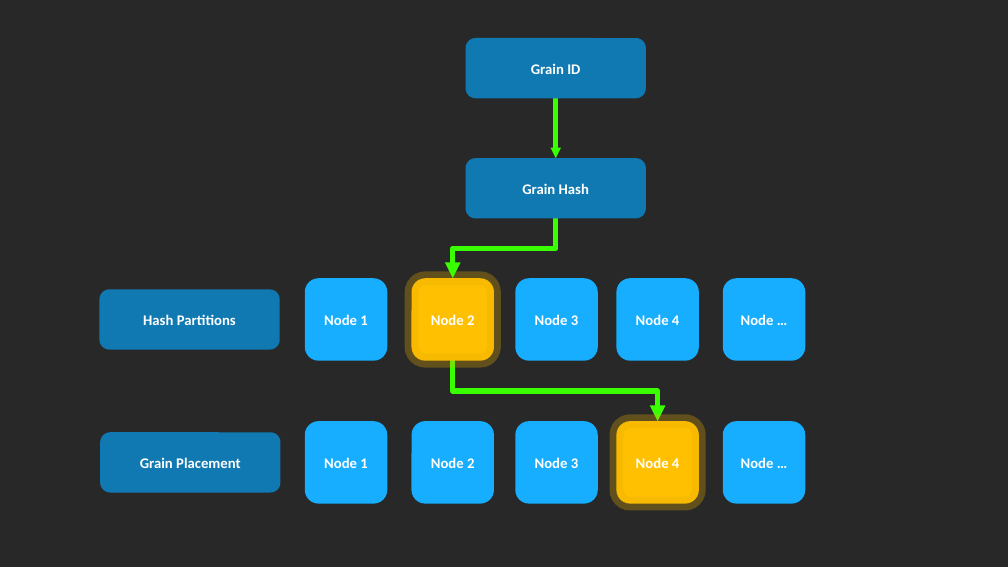
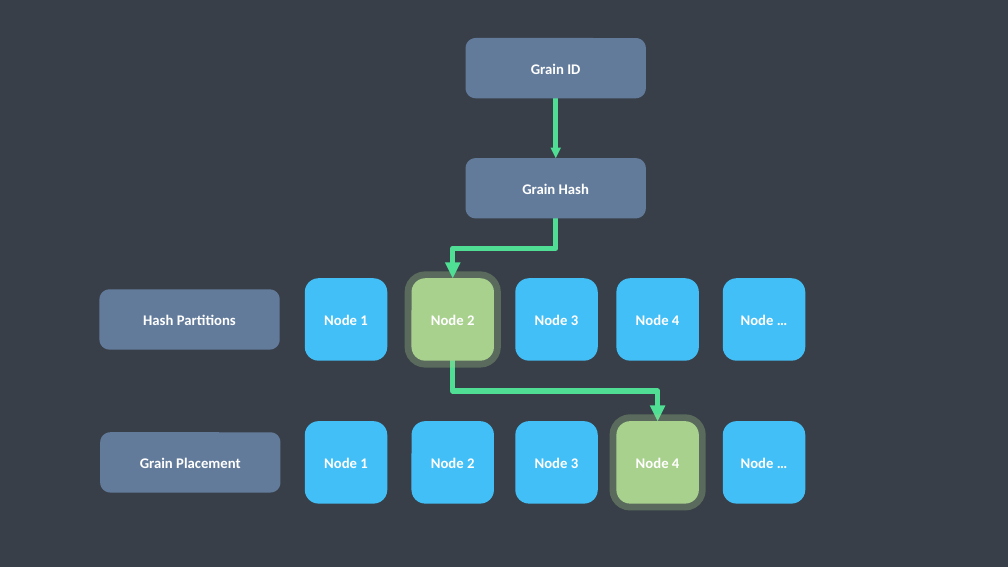
Before and after one commit to rogeralsing/Presentations, a slide deck: slide 15 of Media/protofabric.pptx. Drawn at 1008x567 pixels with LibreOffice and Linux fonts; fonts in the diff are those of the drawing. Boxes give left, top, right and bottom in pixels: in the first picture for what was removed or moved away, otherwise in the second. Text is boxed around its words. In the diff, an @@ line names an element or a change of style, - is before the commit and + after.

```diff
--- a/Media/protofabric.pptx
+++ b/Media/protofabric.pptx
@@ rectangle added at box(0, 0, 1008, 567), fill #383F48, outline #383F48 8 pt @@
@@ arrow (556, 98) - (556, 158): stroke #3AFF00 5 pt to #50DE94 5 pt @@
@@ fill #1079B2 to #637B9B in 4 elements at box(466, 38, 647, 98), box(100, 290, 281, 350), box(101, 433, 281, 493), box(466, 158, 647, 219) @@
@@ elbow arrow (556, 219) - (453, 278): stroke #3AFF00 5 pt to #50DE94 5 pt @@
@@ rounded rectangle "Node 2" at box(411, 278, 494, 361): fill #FFC001 to #A9D18E; outline #E5AD03 13 pt to #A9D18E 13 pt @@
@@ elbow arrow (453, 361) - (658, 421): stroke #3AFF00 5 pt to #50DE94 5 pt @@
@@ fill #17AEFF to #43BFF7 in 8 elements at box(305, 278, 387, 361), box(516, 278, 598, 361), box(616, 278, 699, 361), box(723, 278, 805, 361), box(305, 421, 387, 504), box(723, 421, 805, 504), box(411, 421, 494, 504), box(516, 421, 598, 504) @@
@@ rounded rectangle "Node 4" at box(616, 421, 699, 504): fill #FFC001 to #A9D18E; outline #E5AD03 13 pt to #A9D18E 13 pt @@
```
Also in this commit, not shown: 3 other slides changed.
